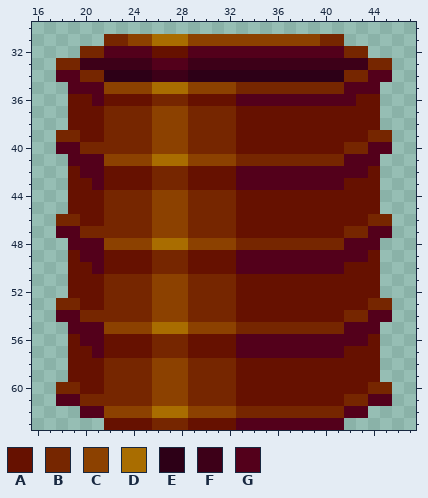
Pixel-art sprite, stored at src/textures/barrel.png. The picture above was drawn from the file before the commit.
The file is 64x64 pixels. Shown: x 16..47, y 30..63.
Palette (. is transparent): A #661100  B #762600  C #8c4100  D #a96d00  E #2d0017  F #3d0018  G #53001b
Pixels before, first column x 18:
31 ....BBCCDDDCCCCCCCCCCCBB....
32 ..BBGGGGAAAGGGGGGGGGGGGGBB..
33 BBFFFFFFGGGFFFFFFFFFFFFFFFBB
34 GGBBEEEEFFFEEEEEEEEEEEEEBBGG
35 .GGGCCCCDDDCCCCBBBBBBBBBGGG.
36 .AAGAAAABBBAAAAGGGGGGGGGGAA.
37 .AAABBBBCCCBBBBAAAAAAAAAAAA.
38 .AAABBBBCCCBBBBAAAAAAAAAAAA.
39 BBAABBBBCCCBBBBAAAAAAAAAAABB
40 GGBBBBBBCCCBBBBAAAAAAAAABBGG
41 .GGGCCCCDDDCCCCBBBBBBBBBGGG.
42 .AGGAAAABBBAAAAGGGGGGGGGGGA.
43 .AAGAAAABBBAAAAGGGGGGGGGAAA.
44 .AAABBBBCCCBBBBAAAAAAAAAAAA.
45 .AAABBBBCCCBBBBAAAAAAAAAAAA.
46 BBAABBBBCCCBBBBAAAAAAAAAAABB
47 GGBBBBBBCCCBBBBAAAAAAAAABBGG
48 .GGGCCCCDDDCCCCBBBBBBBBBGGG.
49 .AGGAAAABBBAAAAGGGGGGGGGGGA.
50 .AAGAAAABBBAAAAGGGGGGGGGAAA.
51 .AAABBBBCCCBBBBAAAAAAAAAAAA.
52 .AAABBBBCCCBBBBAAAAAAAAAAAA.
53 BBAABBBBCCCBBBBAAAAAAAAAAABB
54 GGBBBBBBCCCBBBBAAAAAAAAABBGG
55 .GGGCCCCDDDCCCCBBBBBBBBBGGG.
56 .AGGAAAABBBAAAAGGGGGGGGGGGA.
57 .AAGAAAABBBAAAAGGGGGGGGGAAA.
58 .AAABBBBCCCBBBBAAAAAAAAAAAA.
59 .AAABBBBCCCBBBBAAAAAAAAAAAA.
60 BBAABBBBCCCBBBBAAAAAAAAAAABB
61 GGBBBBBBCCCBBBBAAAAAAAAABBGG
62 ..GGCCCCDDDCCCCBBBBBBBBBGG..
63 ....AAAABBBAAAAGGGGGGGGG....
Now the later version:
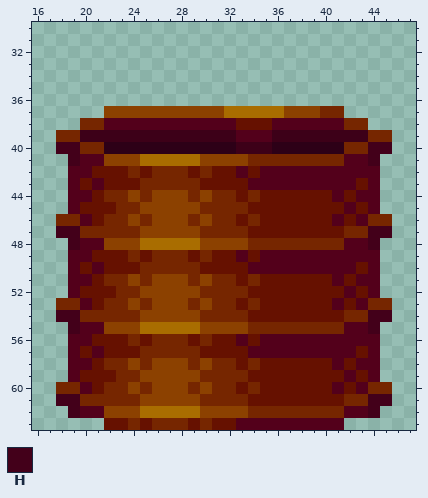
Colours new in this view: H #43001a
The commit says: Sprite and portal demos.
Edits made:
Changed rows in their new state; - is an unchanged pixel.
first column x 18:
31 ----....................----
32 --........................--
33 ............................
34 ............................
35 -..........................-
36 -..........................-
37 -...CCCC---CCCDDDDDCCCBB...-
38 -.BBGGGGGGGGGGG---GGGGGGBB.-
39 --FFFFFFFFFFFFFGGGFFFFFFFF--
40 HH--EEEEEEEEEEEFFFEEEEEE--HH
41 -H-----D---D---C----------H-
42 -G-A--B-----B---A---------G-
43 -G-----B---B---A--------G-G-
44 -GG---C-----C---B------G-GG-
45 -G--A--C---C---B--------G-G-
46 --G---C-----C---B------G-G--
47 HH-----C---C---B----------HH
48 -H-----D---D---C----------H-
49 -G-A--B-----B---A---------G-
50 -G-----B---B---A--------G-G-
51 -GG---C-----C---B------G-GG-
52 -G--A--C---C---B--------G-G-
53 --G---C-----C---B------G-G--
54 HH-----C---C---B----------HH
55 -H-----D---D---C----------H-
56 -G-A--B-----B---A---------G-
57 -G-----B---B---A--------G-G-
58 -GG---C-----C---B------G-GG-
59 -G--A--C---C---B--------G-G-
60 --G---C-----C---B------G-G--
61 HH-----C---C---B----------HH
62 -H-----D---D---C----------H-
63 ------B-----B---------------
Changed places in both pictures, as pixel boxes (x1, y1, x2, y2):
changed: (56, 34, 392, 430)
